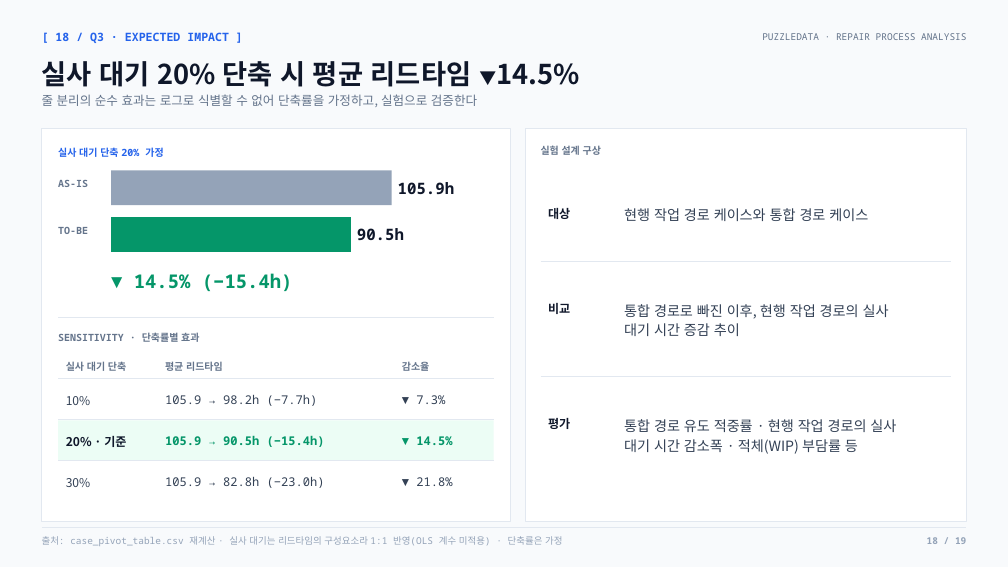
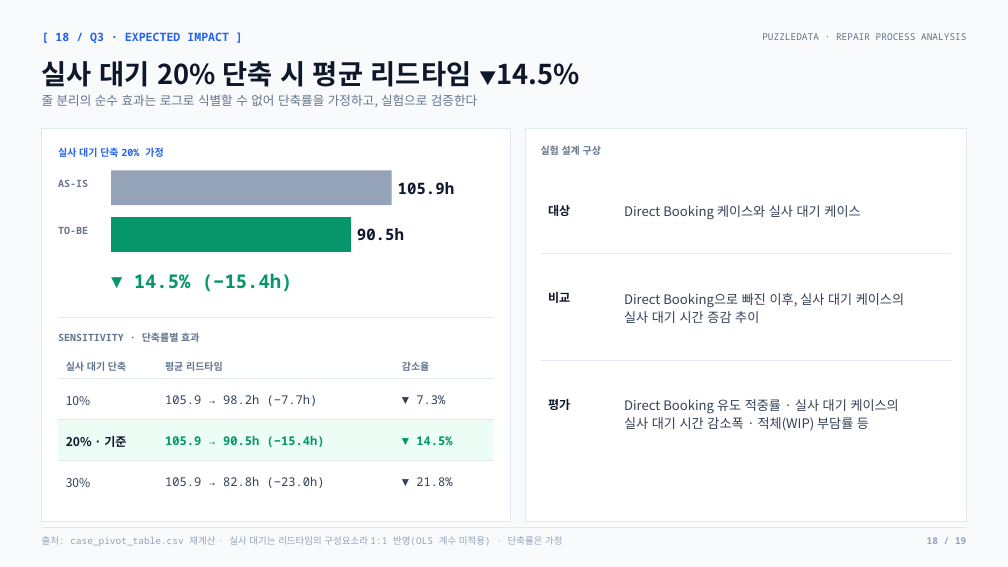
Before and after one commit to nus1245/puzzle_data, a slide deck: slide 18 of outputs/pptx/puzzledata_repair_report.pptx. Drawn at 1008x567 pixels with LibreOffice and Linux fonts; fonts in the diff are those of the drawing. Boxes give left, top, right and bottom in pixels: in the first picture for what was removed or moved away, otherwise in the second. Text is boxed around its words. In the diff, an @@ line names an element or a change of style, - is before the commit and + after.

```diff
--- a/outputs/pptx/puzzledata_repair_report.pptx
+++ b/outputs/pptx/puzzledata_repair_report.pptx
@@ text at <box>624,205,860,220</box>: text changed; size 13.5 to 12.5 pt @@
-현행 작업 경로 케이스와 통합 경로 케이스
+Direct Booking 케이스와 실사 대기 케이스
@@ line moved from (541, 262) - (951, 262) to (541, 254) - (951, 254) @@
@@ text "비교": place and size @@
-text "비교" at <box>548,303,570,314</box>
+text "비교" at <box>548,292,570,303</box>
@@ text at <box>624,293,904,323</box>: text changed; size 13.5 to 12.5 pt @@
-통합 경로로 빠진 이후, 현행 작업 경로의 실사
-대기 시간 증감 추이
+Direct Booking으로 빠진 이후, 실사 대기 케이스의
+실사 대기 시간 증감 추이
@@ line moved from (541, 377) - (951, 377) to (541, 360) - (951, 360) @@
@@ text "평가": place and size @@
-text "평가" at <box>548,418,570,429</box>
+text "평가" at <box>548,399,570,410</box>
@@ text at <box>624,399,899,431</box>: text changed; size 13.5 to 12.5 pt @@
-통합 경로 유도 적중률 · 현행 작업 경로의 실사
-대기 시간 감소폭 · 적체(WIP) 부담률 등
+Direct Booking 유도 적중률 · 실사 대기 케이스의
+실사 대기 시간 감소폭 · 적체(WIP) 부담률 등
```
Also in this commit, not shown: 2 other files.
